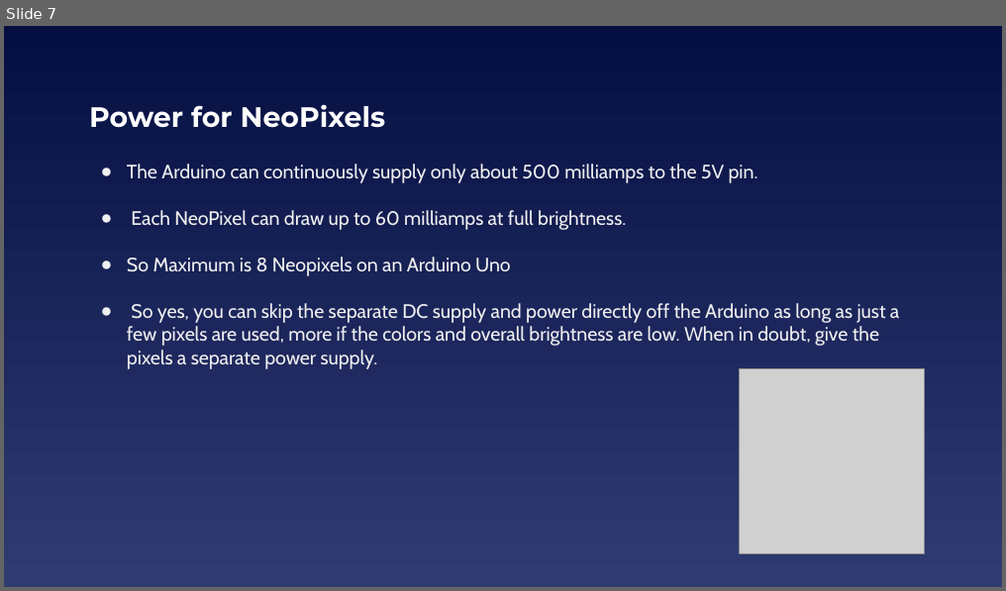
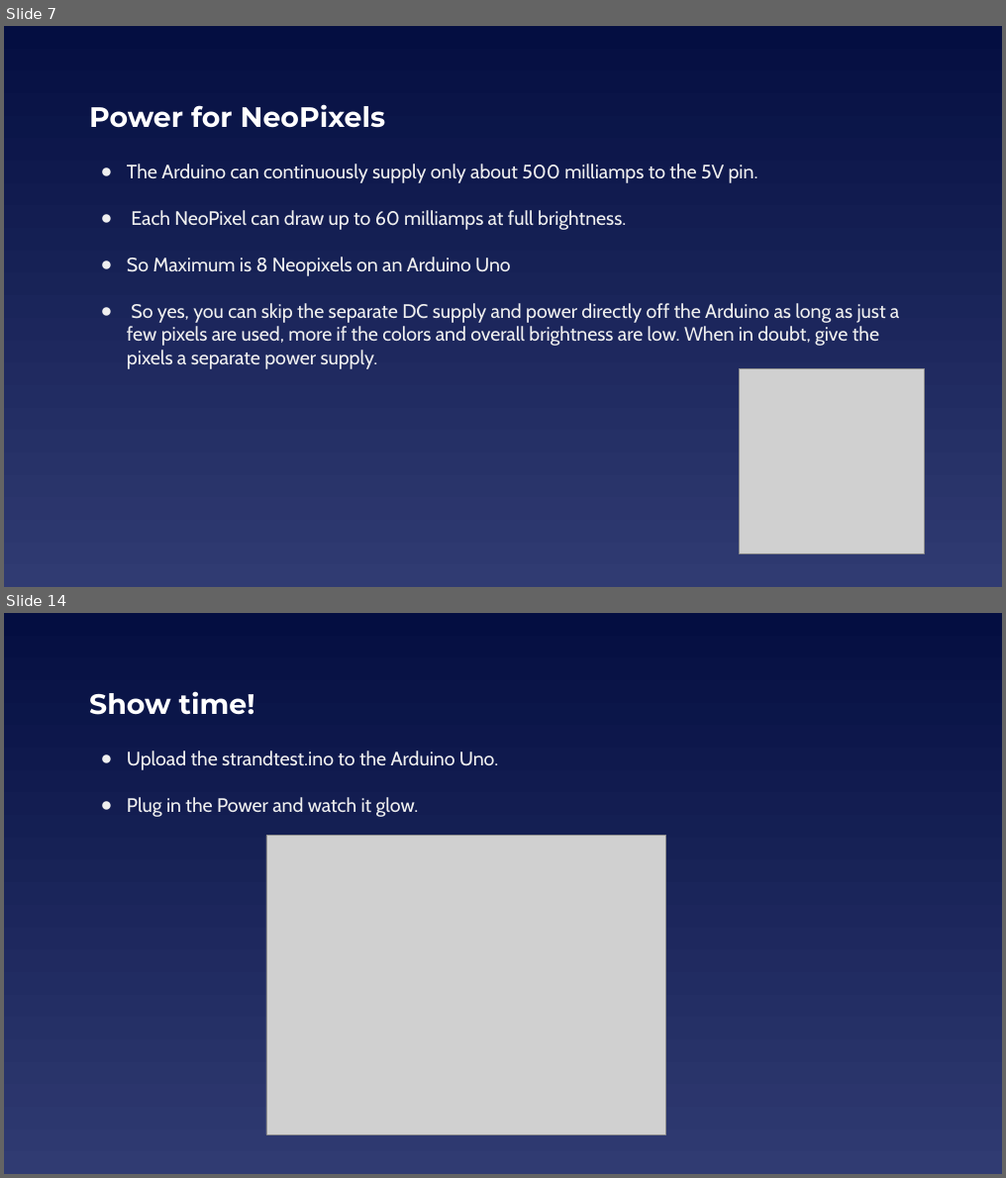
Before and after one commit to EELabMan/NeoPixels, a slide deck: NeoPixels.pptx. Shown one above the other, each under a label of ours: slide 7 before the commit, slides 7 and 14 after it; the slides between them are not shown. The pictures are 1006x591 and 1006x1178 pixels, drawn with LibreOffice and Linux fonts; fonts in the diff are those of the drawing; grey boxes stand for pictures. Boxes give left, top, right and bottom in pixels: in the first picture for what was removed or moved away, otherwise in the second. Text is boxed around its words. In the diff, an @@ line names an element or a change of style, - is before the commit and + after.

```diff
--- a/NeoPixels.pptx
+++ b/NeoPixels.pptx
@@ slide 14 added at (4,613,1002,1174), background gradient #040E41 to #303B72 @@
@@ title added at (89,691,255,715), 27 pt, text #FFFFFF, bold @@
+Show time!
@@ text added at (127,751,498,817), 18.7 pt, text #EFEFEF @@
+● Upload the strandtest.ino to the Arduino Uno.
+● Plug in the Power and watch it glow.
@@ picture added at (266,836,665,1135) @@
```
Also in this commit, not shown: 4 slides changed, 8 other slides added, 1 slide removed.
